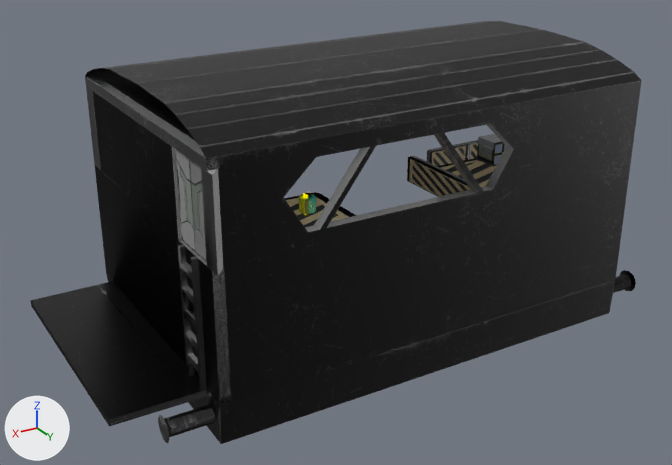
An edit to the OBJ model res/models/Levels/6/level6.obj, drawn before and after from the same camera.
Rendered twice from a camera (50 mm lens) standing at (84.89, 18.48, 10.74) and looking at (73.95, 0.25, 1.63). The lights are fixed; the arrows at lower left show +X, +Y and +Z. Where no turn or scale is listed for an object, it has been applied to the vertices. Vertices at the same position are counted once.

The first picture shows 'D_left_door_3', 'D_right_door_3', 'F_floor_4', 'R_roof_1.001', 'S_corner_platform_1.013', 'W_back_wall_1.001', 'W_right_wall_down_1.001', 'W_right_wall_left_1.001', 'W_right_wall_right_2', 'W_right_wall_up_1.001', 'X_Drabina3', 'X_Przejscie3'.
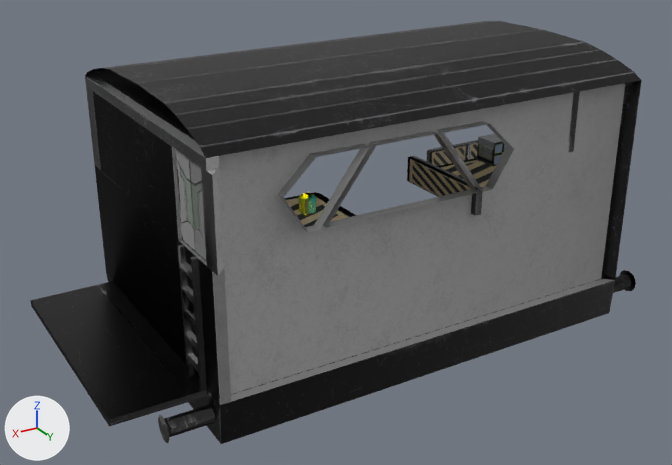
Location of each change, [x1, y1, x2, y2] in pixels of the pictures (672 x 465 px):
```json
{"object": "W_back_wall_1.001", "change": "reshaped", "before": [206, 80, 642, 405], "after": [219, 83, 625, 394], "on screen": "7% narrower"}
{"part": 1, "of": "me_w_back_wall_1_001", "change": "deleted", "before": [206, 80, 642, 405], "on screen": "black"}
{"object": "W_left_wall_1.001", "change": "unchanged, uncovered by the edit", "after": [602, 80, 642, 280]}
```

Edits to the scene script, one JSON object a line:
```json
{"block": "me_w_back_wall_1_001", "where": "# used by ob_w_back_wall_1_001; location = (0.0, 0.0, 0.0)"}
{"op": "remove", "block": "me_w_back_wall_1_001", "code": "me_w_back_wall_1_001.from_pydata(...)  # 58 vertices, 67 faces; spans x 67.51..78.68, y 3.33..3.58, z 0.09..5.35"}
{"op": "add", "block": "me_w_back_wall_1_001", "code": "me_w_back_wall_1_001.from_pydata(...)  # 54 vertices, 43 faces; spans x 67.76..78.43, y 3.33..3.58, z 0.09..5.35"}
{"block": "me_w_back_wall_1_001", "change": "me_w_back_wall_1_001 part 1"}
{"block": "me_w_back_wall_1_001", "change": "4 vertices are removed from x 67.51..78.68, y 3.58, z 0.09..5.35"}
{"block": "me_w_back_wall_1_001", "change": "24 faces are deleted"}
```
